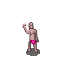
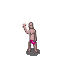
Two versions of the same layered image (72x72). Layer-by-layer changes:
painted on "worker.png" over [33, 29, 39, 43]
